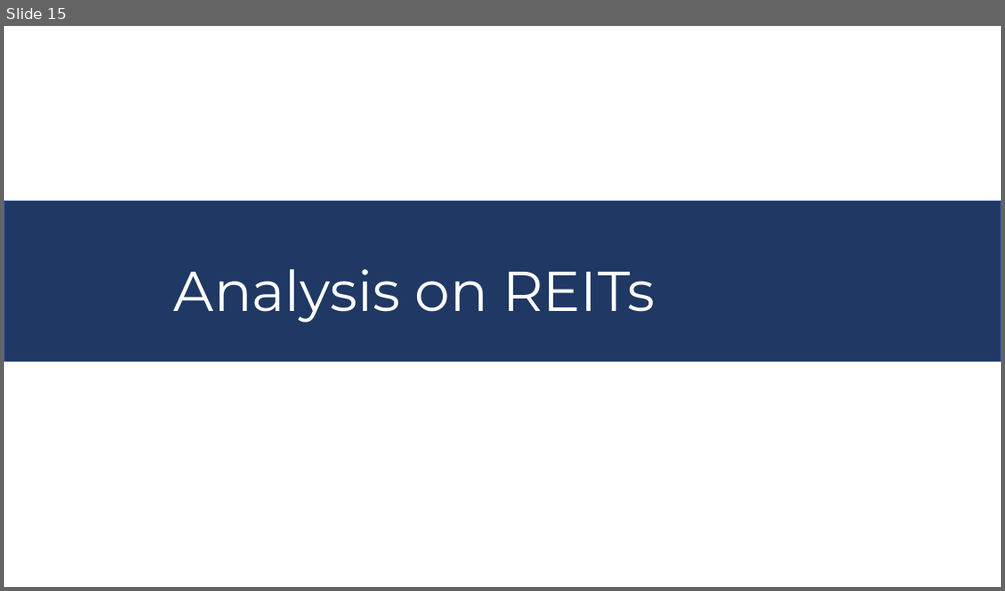
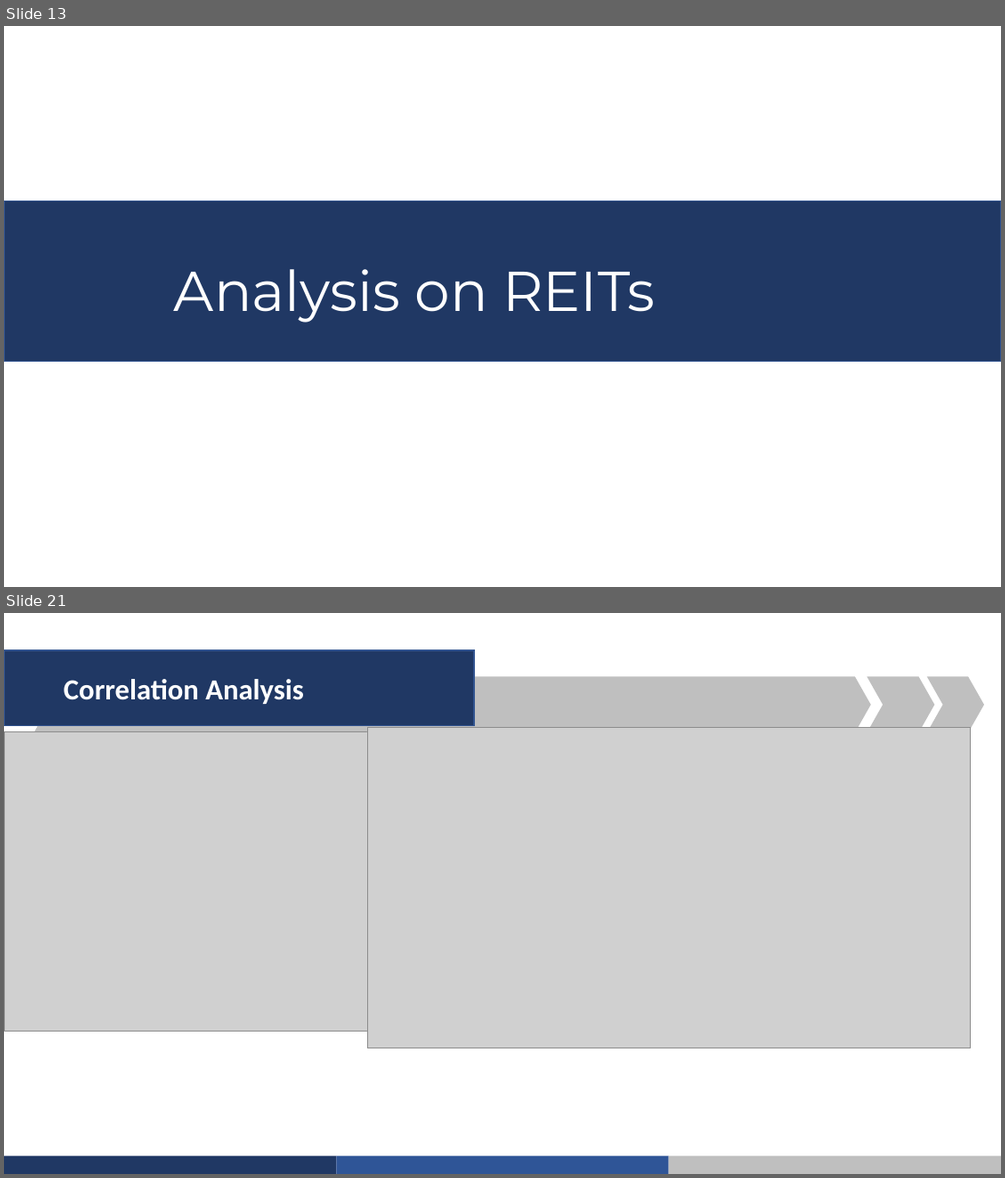
Before and after one commit to Wuvist/sgx3000, a slide deck: Group 2 Presentation.pptx. Shown one above the other, each under a label of ours: slide 15 before the commit, slides 13 and 21 after it; the slides between them are not shown. The pictures are 1005x591 and 1005x1178 pixels, drawn with LibreOffice and Linux fonts; fonts in the diff are those of the drawing; grey boxes stand for pictures. Boxes give left, top, right and bottom in pixels: in the first picture for what was removed or moved away, otherwise in the second. Text is boxed around its words. In the diff, an @@ line names an element or a change of style, - is before the commit and + after.

```diff
--- a/Group 2 Presentation.pptx
+++ b/Group 2 Presentation.pptx
@@ slide 21 added at <box>4,613,1001,1174</box>, background #CAEACE @@
@@ rectangle added at <box>4,650,474,726</box>, fill #203864, outline #325491 1 pt, 28 pt, text #CAEACE, bold @@
+Correlation Analysis
@@ chevron added at <box>34,676,871,732</box>, fill #7CCB86 @@
@@ chevron added at <box>867,676,934,732</box>, fill #7CCB86 @@
@@ chevron added at <box>927,676,984,732</box>, fill #7CCB86 @@
@@ picture added at <box>4,732,372,1031</box> @@
@@ picture added at <box>367,728,971,1048</box> @@
@@ freeform shape added at <box>4,1156,336,1174</box>, fill #203864 @@
@@ freeform shape added at <box>336,1156,668,1174</box>, fill #2F5597 @@
@@ freeform shape added at <box>669,1156,1001,1174</box>, fill #7CCB86 @@
@@ what was slide 15 is now slide 13 @@
```
Also in this commit, not shown: 2 slides changed, 17 other slides added, 15 slides removed.
